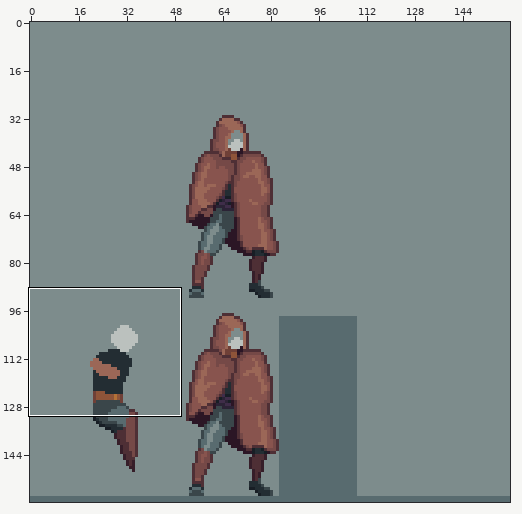
Pixel-art file, stored at Personal_Roberto/ASEPRITE/1. Liora/Liora_Jump.aseprite. The first picture is a wide view before the edit; the outline marks the close-up.
Close-up. Before the commit:
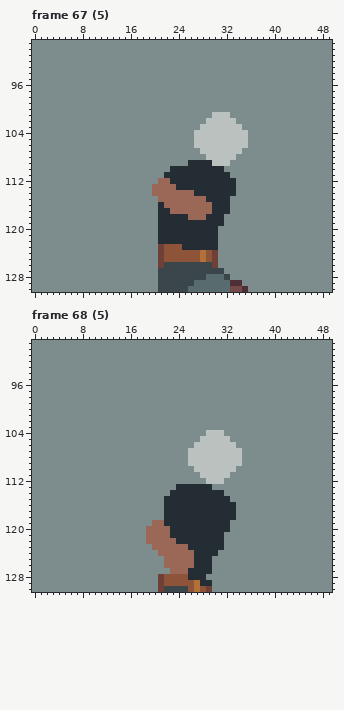
160x160 pixels, 68 frames. Colours within 5 levels of each other are drawn and written as one. Shown: frame 67 (5): x 0..49, y 89..130; frame 68 (5): x 0..49, y 89..130. The commit also changed other frames or places, which this record leaves out.
The same view after the edit:
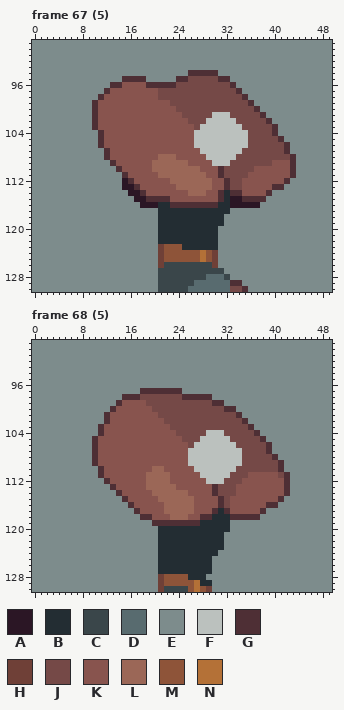
Palette (. is transparent): A #2b1625  B #232d33  C #3a464a  D #586b6f  E #7d8c8c  F #bbc1be  G #4e2f35  H #6f4037  J #754947  K #88544e  L #9b6757  M #8e5439  N #b47137
Diff:
Changed rows in their new state; - is an unchanged pixel.
Frame 67 (5), layers "CAPA", "LIORA":
first column x 10:
 94 ----------------GGGGG-------------
 95 -----GGGG-----GGJJJJJGG-----------
 96 ---GGKKKKGGGGGJJJJJJJJJG----------
 97 --GKKKKKKKKJJJJJJJJJJJJJG---------
 98 -GKKKKKKKKKJJJJJJJJJJJJJJG--------
 99 GKKKKKKKKKKKKJJJJJJJJJJJJJG-------
100 GKKKKKKKKKKKKKJJJJJJJJJJJJJG------
101 GKKKKKKKKKKKKKKJJJJJ---JJJJJG-----
102 GKKKKKKKKKKKKKKKJJJ-----JJJJJG----
103 GKKKKKKKKKKKKKKKKJ-------JJJJJG---
104 -GKKKKKKKKKKKKKKK---------JJJJG---
105 -GKKKKKKKKKKKKKKK---------JJJJJG--
106 -GKKKKKKKKKKKKKKK---------JJJJJJG-
107 --GKKKKKKKKKKKKKKK-------JJJJJJJG-
108 --GKKKKKKKKLLLKKKKK-----JJJJJJJJJG
109 ---GKKKKKKLLLLLLKKKK---JJJJJJJKKKG
110 ----GKKKKKLLLLLLLLKKKGJJJJJKKKKKKG
111 -----GKKKKKLLLLLLLLKKGJJJJKKKKKKKG
112 -----AGKKKKKKLLLLLLLKKGJJKKKKKKKG-
113 -----AAGKKKKKKLLLLLLKKGJJKKKKKGG--
114 ------AAGKKKKKKK-LLKKG-GGKKKKG----
115 -------AAGGGGKKKKKKKKG-AAGGGG-----
116 --------AAA-BGGGGGGGG--AAAAA------
117 -------------BBBBBBB--------------
118 ----------------BBB---------------
Frame 68 (5), layers "CAPA", "LIORA":
first column x 10:
 97 --------GGGGGGG------------------
 98 -----GGGJJJJJJJGGGGG-------------
 99 ----GKKKKJJJJJJJJJJJGG-----------
100 ---GKKKKKKJJJJJJJJJJJJGG---------
101 --GKKKKKKKKJJJJJJJJJJJJJG--------
102 --GKKKKKKKKKJJJJJJJJJJJJJG-------
103 -GKKKKKKKKKKKJJJJJJJJJJJJJG------
104 -GKKKKKKKKKKKKJJJJJ---JJJJJG-----
105 GKKKKKKKKKKKKKKJJJ-----JJJJJG----
106 GKKKKKKKKKKKKKKKJ-------JJJJJG---
107 GKKKKKKKKKKKKKKK---------JJJJG---
108 GKKKKKKKKKKKKKKK---------JJJJJG--
109 GKKKKKKKKKKKKKKK---------JJJJJJG-
110 -GKKKKKKKKLLKKKKK-------JJJJJJJG-
111 -GKKKKKKKLLLLKKKKK-----JJJKKKKKJG
112 --GKKKKKKLLLLKKKKKK---JJJKKKKKKKG
113 ---GKKKKKLLLLLKKKKKKGJJJKKKKKKKKG
114 ----GKKKKKLLLLLLKKKKGJJJKKKKKKKKG
115 -----GKKKKKLLLLLLKKKKGJKKKKKKKKG-
116 ------GKKKKKLLLLLKKKKGJKKKKKKGG--
117 -------GKKKKLLLLLKKKG-GKKKKKG----
118 --------GGKKKLLLKKGG---GGGGG-----
119 ----------GGGGGGGG---------------
120 ---------EEBB--------------------
121 ---------EEBB--------------------
122 ---------EEBBB-------------------
123 ----------EBBBBB-----------------
124 -----------BBBBBB----------------
125 -----------BBBBBB----------------
126 -----------BBBBBB----------------
127 -----------BBBBB-----------------
